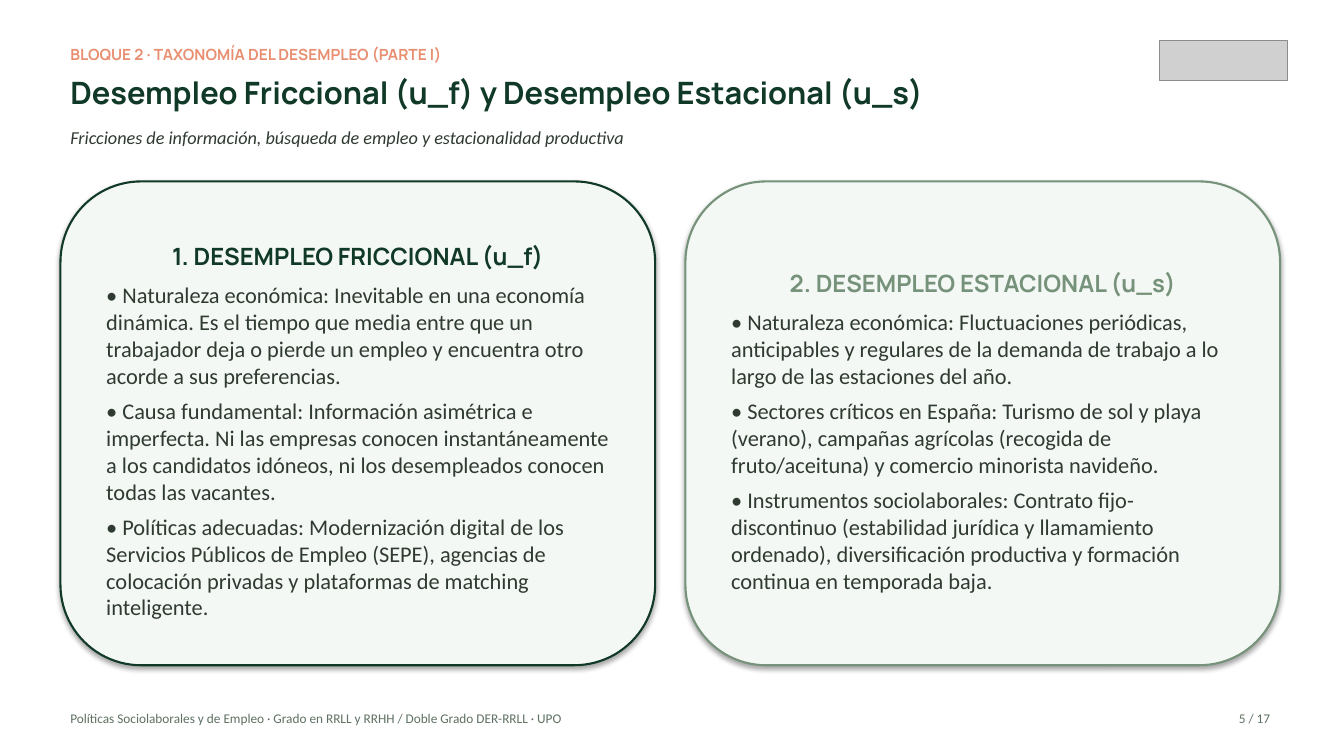
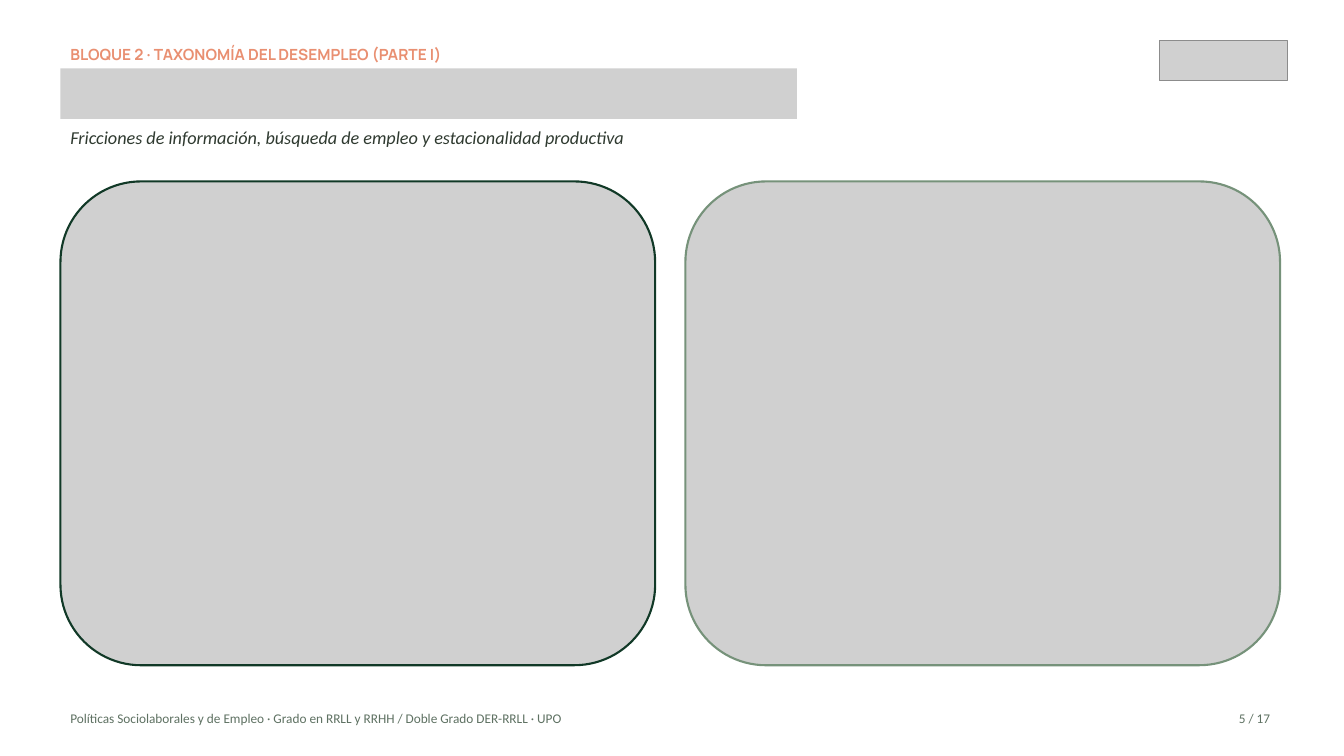
Before and after one commit to mhidper/PSSLL2627, a slide deck: slide 5 of Temas EB/Sesiones EB/Sesion 04/Sesion 04 - Tipología del Desempleo, NAIRU y Curva de Phillips.pptx. Drawn at 1344x756 pixels with LibreOffice and Linux fonts; fonts in the diff are those of the drawing; grey boxes stand for pictures. Boxes give left, top, right and bottom in pixels: in the first picture for what was removed or moved away, otherwise in the second. Text is boxed around its words. In the diff, an @@ line names an element or a change of style, - is before the commit and + after.

```diff
--- a/Temas EB/Sesiones EB/Sesion 04/Sesion 04 - Tipología del Desempleo, NAIRU y Curva de Phillips.pptx
+++ b/Temas EB/Sesiones EB/Sesion 04/Sesion 04 - Tipología del Desempleo, NAIRU y Curva de Phillips.pptx
@@ picture added at box(60, 69, 798, 119) @@
@@ text removed at box(70, 78, 923, 112) @@
-Desempleo Friccional (u_f) y Desempleo Estacional (u_s)
@@ rounded rectangle removed at box(60, 181, 655, 665) @@
-1. DESEMPLEO FRICCIONAL (u_f)
-• Naturaleza económica: Inevitable en una economía dinámica. Es el tiempo que media entre que un trabajador deja o pierde un empleo y encuentra otro acorde a sus preferencias.
-• Causa fundamental: Información asimétrica e imperfecta. Ni las empresas conocen instantáneamente a los candidatos idóneos, ni los desempleados conocen todas las vacantes.
-• Políticas adecuadas: Modernización digital de los Servicios Públicos de Empleo (SEPE), agencias de colocación privadas y plataformas de matching inteligente.
@@ picture added at box(60, 181, 655, 665) @@
@@ rounded rectangle removed at box(686, 181, 1280, 665) @@
-2. DESEMPLEO ESTACIONAL (u_s)
-• Naturaleza económica: Fluctuaciones periódicas, anticipables y regulares de la demanda de trabajo a lo largo de las estaciones del año.
-• Sectores críticos en España: Turismo de sol y playa (verano), campañas agrícolas (recogida de fruto/aceituna) y comercio minorista navideño.
-• Instrumentos sociolaborales: Contrato fijo-discontinuo (estabilidad jurídica y llamamiento ordenado), diversificación productiva y formación continua en temporada baja.
@@ picture added at box(686, 181, 1280, 665) @@
```
Also in this commit, not shown: 8 other slides changed, 2 slides removed, 15 other files.
